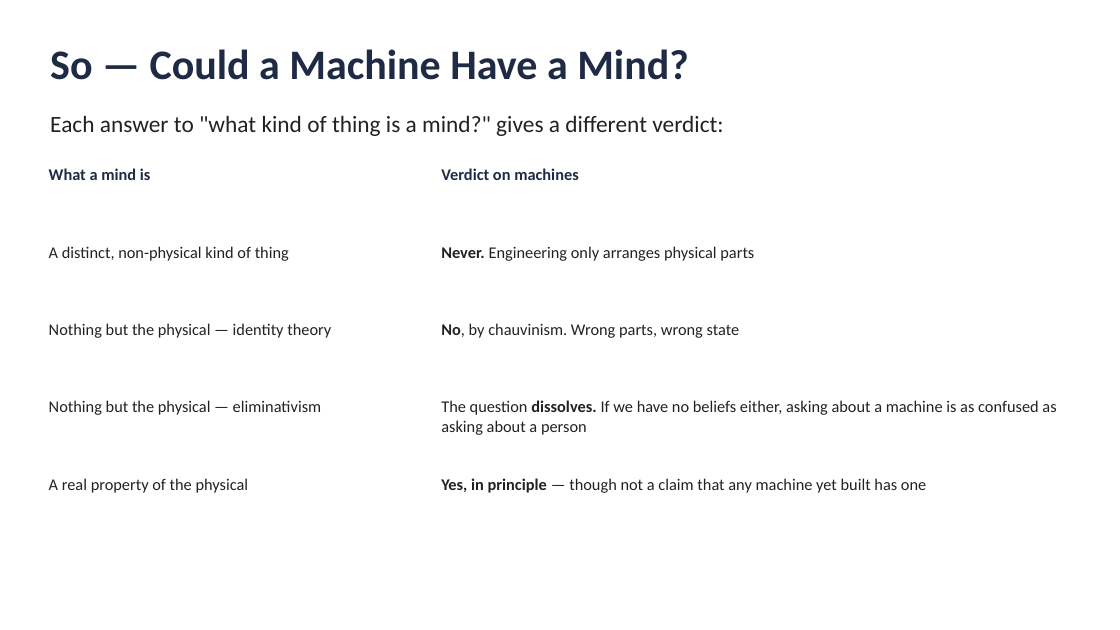
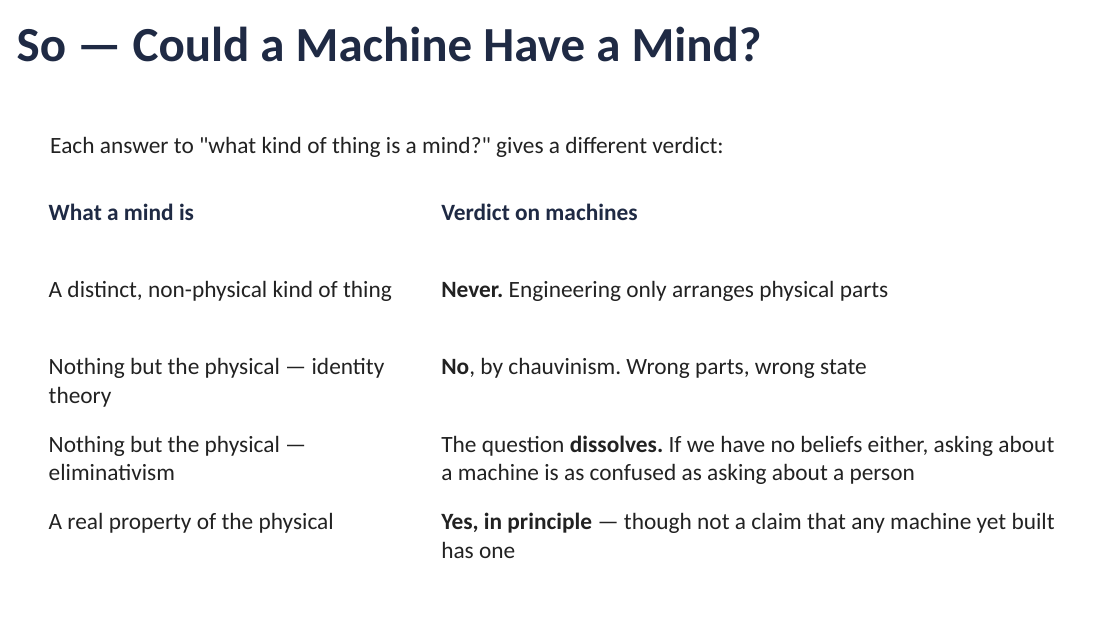
Before and after one commit to jonwillits/intro_to_bcs, a slide deck: slide 23 of mind_and_brain/mind_and_brain_lecture_1.pptx (slide 16 before the commit). Drawn at 1120x630 pixels with LibreOffice and Linux fonts; fonts in the diff are those of the drawing. Boxes give left, top, right and bottom in pixels: in the first picture for what was removed or moved away, otherwise in the second. Text is boxed around its words. In the diff, an @@ line names an element or a change of style, - is before the commit and + after.

```diff
--- a/mind_and_brain/mind_and_brain_lecture_1.pptx
+++ b/mind_and_brain/mind_and_brain_lecture_1.pptx
@@ text "So — Could a Machine ...": place and size @@
-text "So — Could a Machine ..." at <box>50,49,688,80</box>
+text "So — Could a Machine ..." at <box>17,26,762,62</box>
@@ text "So — Could a Machine ..." at <box>17,26,762,62</box>: size 36 to 42 pt @@
@@ text "Each answer to "what kind ...": place and size @@
-text "Each answer to "what kind ..." at <box>50,115,723,136</box>
+text "Each answer to "what kind ..." at <box>50,136,723,157</box>
@@ table at <box>42,197,1075,583</box> @@
@@ size 14 to 20 pt @@
@@ table: place and size @@
-table at <box>42,164,1075,550</box>
+table at <box>42,197,1075,583</box>
```
Also in this commit, not shown: 19 other slides changed, 9 slides added, 1 slide removed, 24 other files.
